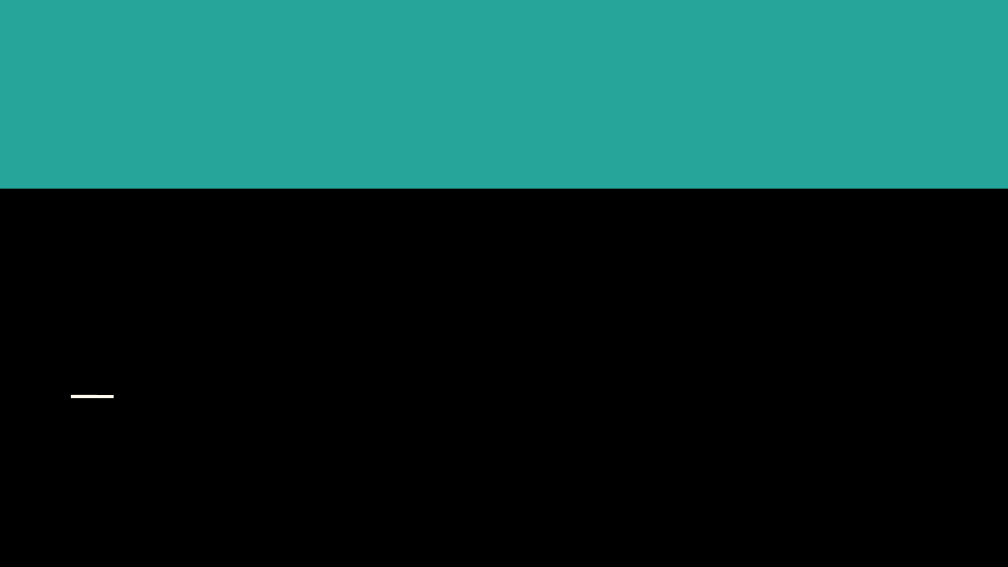
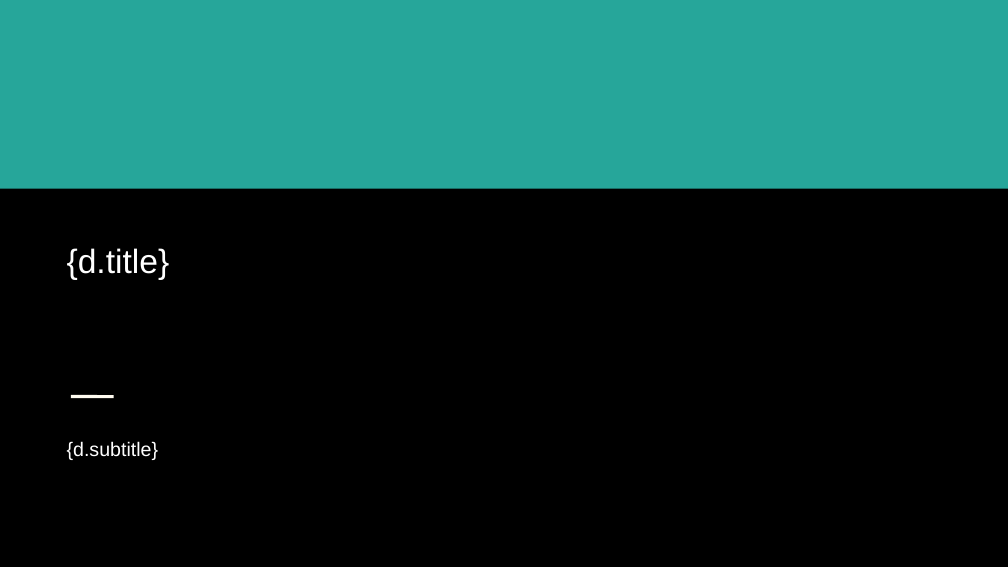
Before and after one commit to wosunheizhu/Mindflow-Agent, a slide deck: slide 1 of Science project.odp. Drawn at 1008x567 pixels with LibreOffice and Linux fonts; fonts in the diff are those of the drawing. Boxes give left, top, right and bottom in pixels: in the first picture for what was removed or moved away, otherwise in the second. Text is boxed around its words. In the diff, an @@ line names an element or a change of style, - is before the commit and + after.

```diff
--- a/Science project.odp
+++ b/Science project.odp
@@ title added at [67, 248, 170, 280], 24 pt, text #FFFFFF @@
+{d.title}
@@ subtitle added at [67, 441, 159, 460], 14 pt, text #FFFFFF @@
+{d.subtitle}
```
Also in this commit, not shown: 9 other slides changed, 2 other files.
